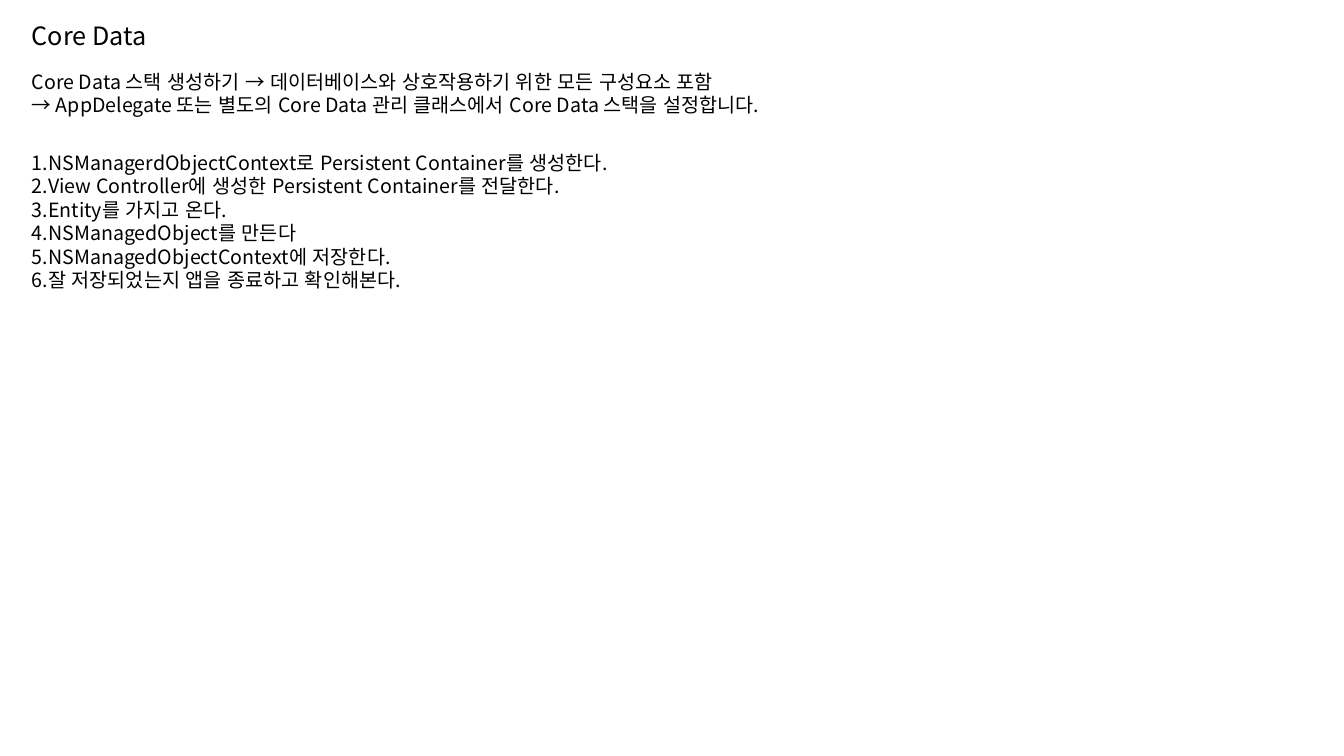
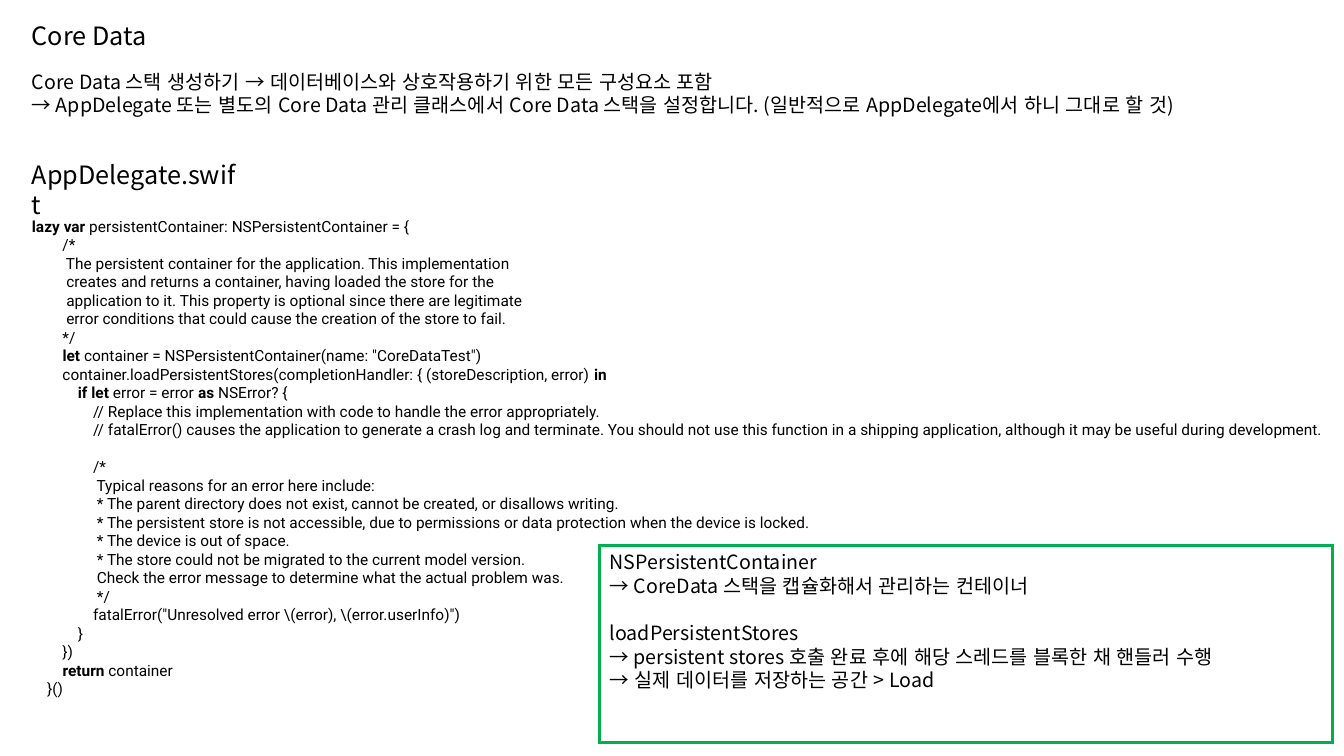
Before and after one commit to Haamseongho/-_-, a slide deck: slide 10 of Swift 데이터베이스.pptx. Drawn at 1344x756 pixels with LibreOffice and Linux fonts; fonts in the diff are those of the drawing. Boxes give left, top, right and bottom in pixels: in the first picture for what was removed or moved away, otherwise in the second. Text is boxed around its words. In the diff, an @@ line names an element or a change of style, - is before the commit and + after.

Commit message:
feat: Core Data 정리> 다음엔 SQLite, Realm

```diff
--- a/Swift 데이터베이스.pptx
+++ b/Swift 데이터베이스.pptx
@@ text at box(56, 95, 1174, 117): text changed @@
-→ AppDelegate 또는 별도의 Core Data 관리 클래스에서 Core Data 스택을 설정합니다.
+→ AppDelegate 또는 별도의 Core Data 관리 클래스에서 Core Data 스택을 설정합니다. (일반적으로 AppDelegate에서 하니 그대로 할 것)
@@ text removed at box(32, 153, 608, 289) @@
-1. NSManagerdObjectContext로 Persistent Container를 생성한다.
-2. View Controller에 생성한 Persistent Container를 전달한다.
-3. Entity를 가지고 온다.
-4. NSManagedObject를 만든다
-5. NSManagedObjectContext에 저장한다.
-6. 잘 저장되었는지 앱을 종료하고 확인해본다.
@@ text added at box(32, 163, 235, 190), 18 pt, text #000000 @@
+AppDelegate.swift
@@ text added at box(32, 220, 1322, 676), 11 pt, text #000000 @@
+lazy var persistentContainer: NSPersistentContainer = {
+/*
+The persistent container for the application. This implementation
+creates and returns a container, having loaded the store for the
+application to it. This property is optional since there are legitimate
+error conditions that could cause the creation of the store to fail.
+*/
+let container = NSPersistentContainer(name: "CoreDataTest")
+container.loadPersistentStores(completionHandler: { (storeDescription, error) in
+if let error = error as NSError? {
+// Replace this implementation with code to handle the error appropriately.
+// fatalError() causes the application to generate a crash log and terminate. You should not use this function in a shipping application, although it may be useful during development.
+/*
+Typical reasons for an error here include:
+* The parent directory does not exist, cannot be created, or disallows writing.
+* The persistent store is not accessible, due to permissions or data protection when the device is locked.
+* The device is out of space.
+* The store could not be migrated to the current model version.
+Check the error message to determine what the actual problem was.
+*/
+fatalError("Unresolved error \(error), \(error.userInfo)")
+}
+})
+return container
+}()
@@ rectangle added at box(600, 545, 1333, 743), outline #00B050 2 pt, 14 pt, text #000000 @@
+NSPersistentContainer
+→ CoreData 스택을 캡슐화해서 관리하는 컨테이너
+loadPersistentStores
+→ persistent stores 호출 완료 후에 해당 스레드를 블록한 채 핸들러 수행
+→ 실제 데이터를 저장하는 공간 > Load
```
Also in this commit, not shown: 1 other slide changed, 4 slides added, 1 other file.
